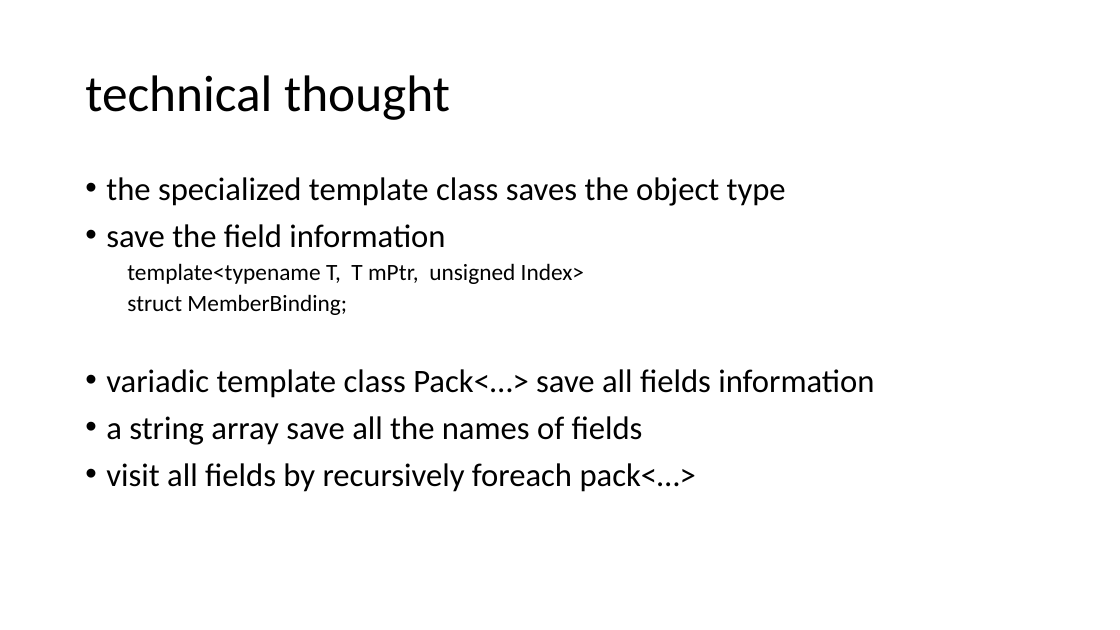
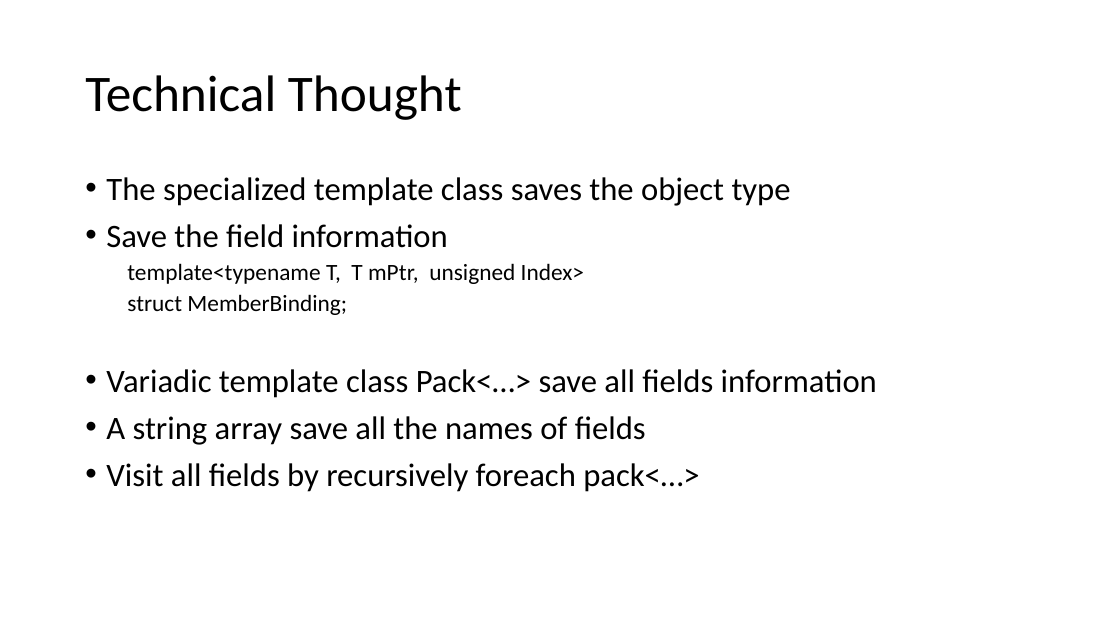
Before and after one commit to qicosmos/cppcon2017, a slide deck: slide 28 of cppcon2017.pptx. Drawn at 1120x630 pixels with LibreOffice and Linux fonts; fonts in the diff are those of the drawing. Boxes give left, top, right and bottom in pixels: in the first picture for what was removed or moved away, otherwise in the second. Text is boxed around its words. In the diff, an @@ line names an element or a change of style, - is before the commit and + after.

Commit message:
improve

```diff
--- a/cppcon2017.pptx
+++ b/cppcon2017.pptx
@@ title at (x1=85, y1=75, x2=462, y2=120): text changed @@
-technical thought
+Technical Thought
@@ text at (x1=106, y1=177, x2=791, y2=248): text changed @@
-• the specialized template class saves the object type
-• save the field information
+• The specialized template class saves the object type
+• Save the field information
@@ text at (x1=106, y1=369, x2=877, y2=492): text changed @@
-  • variadic template class Pack<…> save all fields information
-  • a string array save all the names of fields
-  • visit all fields by recursively foreach pack<…>
+  • Variadic template class Pack<…> save all fields information
+  • A string array save all the names of fields
+  • Visit all fields by recursively foreach pack<…>
```
Also in this commit, not shown: 36 other slides changed.
